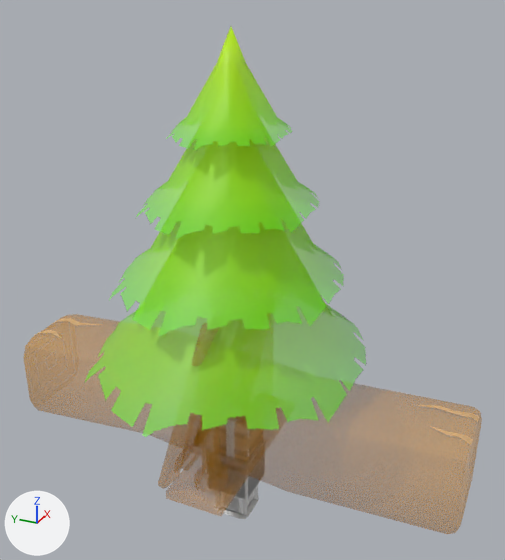
What one commit did to the FBX model Blender/Tiles.fbx.
Camera for both pictures: a camera (50 mm lens) standing at (-22.9, -11.1, 19.8) and looking at (0.6, -0.5, 8.0). Every picture has the same lights, and +X, +Y and +Z are marked at lower left. Vertices at the same position are counted once.

The older version as bpy lines, for what is in view:
```python
ob_box = bpy.data.objects.new('Box', me_cube_010)
ob_box.location = (0.0, 0.0, 0.0)
ob_fence_corner = bpy.data.objects.new('Fence_Corner', me_cube_017)
ob_fence_corner.location = (0.0, 0.0, 0.0)
ob_log = bpy.data.objects.new('Log', me_cube_019)
ob_log.location = (0.0, 0.0, 0.0)
ob_tree = bpy.data.objects.new('Tree', me_circle)
ob_tree.location = (0.0, 0.0, 0.0)
ob_wallfence = bpy.data.objects.new('WallFence', me_cube_016)
ob_wallfence.location = (0.0, 0.0, 0.0)
# also in view: 'Tile' at (0.0, 0.0, -1.0); 'SmoothTile' at (0.0, 0.0, -1.0)
```
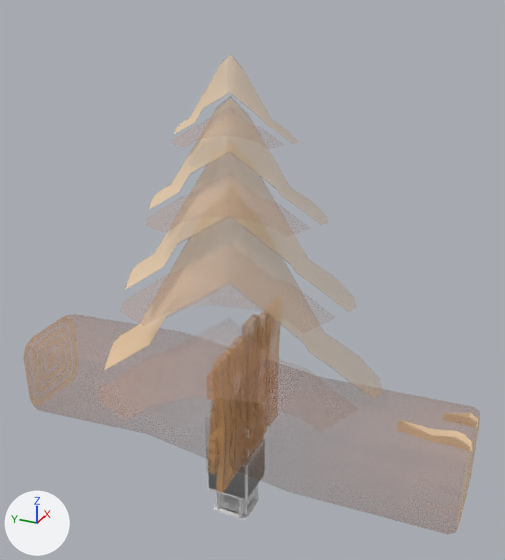
Changed parts and their boxes [x1, y1, x2, y2] in the pictures (505 x 560 px; the box of a moved part takes in the faces that stretch with it):
'Tree', surface changed (green to beige)
    both: [85, 26, 366, 437]
'Log', surface changed, reshaped (brown to beige)
    before: [24, 316, 482, 532]
    after: [24, 316, 480, 531]
'WallFence', surface changed, reshaped (not visible before)
    after: [207, 314, 280, 493]
'Box', surface changed
    both: [213, 405, 263, 462]
part 1 of me_cube_016, rebuilt (not visible before)
    after: [264, 320, 280, 426]
part 2 of me_cube_016, cut back (brown)
    after: [207, 314, 275, 493]
part 4 of me_cube_019, deleted
    before: [35, 330, 61, 338]
part 5 of me_cube_019, deleted
    before: [52, 318, 102, 325]
part 6 of me_cube_019, moved or reshaped
    before: [412, 404, 482, 532]
    after: [396, 413, 480, 531]

Edits to the bpy script that builds the scene:
```text
Add img_planks_png:
    img_planks_png = load_image('Planks.png', '../Models&Materials/Materials/Planks.png', 354, 354, 'Non-Color')
Add img_logtexture_png:
    img_logtexture_png = load_image('LogTexture.png', '../Models&Materials/Materials/LogTexture.png', 708, 708, 'Non-Color')
Change mat_material_001:
    where n2 = _N.new('ShaderNodeTexImage'); n2.name = 'Image Texture'
    n2.image: img_texture_png -> img_logtexture_png
    where n3 = _N.new('ShaderNodeTexImage'); n3.name = 'Image Texture.001'
    n3.image: img_texture_png -> img_logtexture_png
Add mat_material_002:
    mat_material_002 = bpy.data.materials.new('Material.002')
    # uses the picture img_planks_png
Change me_cube_016:
    used by ob_wallfence; location = (0.0, 0.0, 0.0)
    remove me_cube_016.from_pydata(...)  # 200 vertices, 200 faces; spans x -4.18..4.04, y -1.25..1.77, z -0.2..8.17
    remove me_cube_016.materials.append(mat_material_001)
    add me_cube_016.from_pydata(...)  # 92 vertices, 74 faces; spans x -3.01..3.23, y -0.81..0.89, z -0.04..6.4
    me_cube_016 part 1: the loose piece of 16 vertices spanning x 2.27..3.3, y -0.72..0.31, z 0.06..5.77 is rebuilt with 16 vertices and now spans x 1.92..3.23, y -0.81..-0.52, z 0.0..6.08, in mat_material_002
    me_cube_016 part 2
    176 vertices are removed from x -4.18..4.04, y -1.25..1.77, z -0.2..8.17
    181 faces are deleted
    46 vertices are added at x -3.01..3.12, y -0.81..0.89, z -0.04..6.4
    30 new vertices lie (0.0, 0.29, 0.0) away from vertices in x -3.01..3.12, y -0.81..-0.52, z -0.02..6.4
    60 new faces join them
    me_cube_016 part 3: the surface is now shaded flat
    add me_cube_016.materials.append(mat_material_002)
Change me_cube_019:
    used by ob_log; location = (0.0, 0.0, 0.0)
    remove me_cube_019.from_pydata(...)  # 132 vertices, 102 faces; spans x -2.5..2.1, y -10.0..10.0, z 0.0..4.3
    add me_cube_019.from_pydata(...)  # 150 vertices, 139 faces; spans x -2.5..2.1, y -10.0..9.9, z 0.0..4.3
    me_cube_019 part 4: the loose piece of 9 vertices spanning x -1.1..-0.5, y 8.3..9.9, z 3.9..4.1 is deleted
    me_cube_019 part 5: the loose piece of 9 vertices spanning x 0.2..0.9, y 7.2..9.9, z 3.9..4.1 is deleted
    me_cube_019 part 6: 11 vertices moved from x -1.6..1.6, y -10.0, z 0.4..3.6 to x -1.5..1.6, y -9.9, z 0.5..3.9; 19 vertices removed from x -1.0..1.1, y -10.0..-7.4, z 3.6..4.1; 43 vertices added at x -2.3..1.8, y -10.0..-6.4, z 0.0..4.0
```
